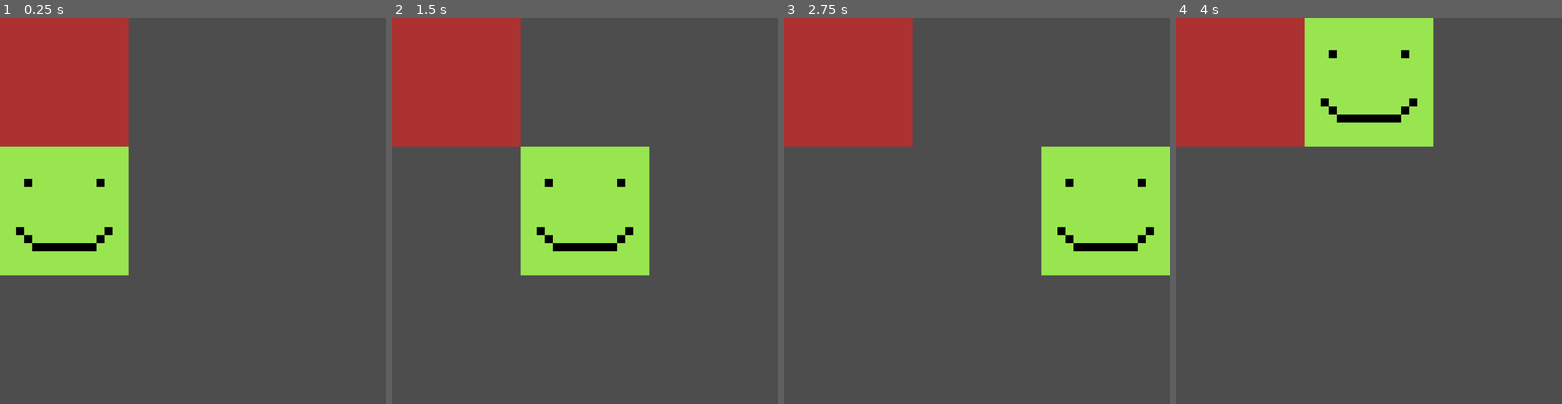
Above: before the commit, frames 1-4 (left to right).
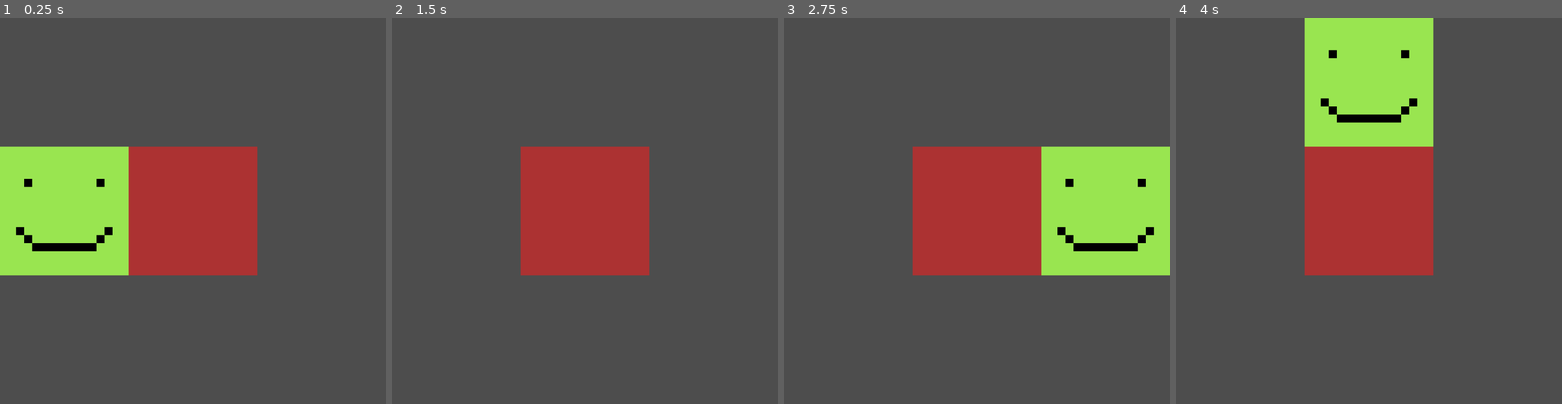
Above: after the commit, the same moments.

Repository: SturmEnte/simple-game-ai
Game: Godot game, scene res://main.tscn
Same seed, same stepped clock (60 frames per second), same inputs: the game is played once before the commit and once after it.
Inputs:
- Up to frame 1 (0.25 s): no input
- Up to frame 2 (1.5 s): tap Enter at 0.5 s; hold Right (ui_right) 0.53-1.28 s; tap Space at 1.25 s; hold Down (ui_down) from 1.28 s (still down)
- Up to frame 3 (2.75 s): tap Enter at 2 s; release Down (ui_down) at 2.03 s; hold Right (ui_right) from 2.03 s (still down)
- Up to frame 4 (4 s): tap Space at 2.75 s; release Right (ui_right) at 2.78 s; hold Up (ui_up) 2.78-3.53 s; tap Enter at 3.5 s; hold Left (ui_left) from 3.53 s (still down)

The runs differ from the first frame. In frame 1, 22% of the frame differs, in the area x 0-67%, y 0-67%; in frame 2, 22%; in frame 3, 22%; in frame 4, 22%.
Error before the commit: Attempt to call function 'has_method' in base 'null instance' on a null instance. (res://main.gd:14)

Commit message:
Rewrote position system of target

Diff:
--- a/game/Player.gd
+++ b/game/Player.gd
@@ -1,6 +1,5 @@
 extends Sprite2D
 
-# New position system
 var pos_x = 1
 var pos_y = 1
 
--- a/game/Target.gd
+++ b/game/Target.gd
@@ -1,30 +1,25 @@
 extends Sprite2D
 
-var pos1 = 160
-var pos2 = 160 * 3
-var pos3 = 160 * 5
-
-var pos = 1
+var pos_x = 1
+var pos_y = 1
 
 var rng = RandomNumberGenerator.new()
 
-## Called when the node enters the scene tree for the first time.
 #func _ready():
 	#pass # Replace with function body.
 #
-#
-## Called every frame. 'delta' is the elapsed time since the previous frame.
 #func _process(delta):
 	#pass
 
 func move_to_random_position():
-	pos = round(rng.randf_range(1, 3))
+	while true:
+		pos_x = round(rng.randf_range(1, get_parent().fields_x))
+		pos_y = round(rng.randf_range(1, get_parent().fields_y))
+
+		if get_parent().player.pos_x != pos_x and get_parent().player.pos_y != pos_y:
+			break
+
 	update_position()
 
 func update_position():
-	if(pos == 1):
-		position.x = pos1
-	elif(pos == 2):
-		position.x = pos2
-	elif(pos == 3):
-		position.x = pos3
+	position = Vector2((texture.get_width() * scale.x / 2) + (pos_x - 1) * texture.get_width() * scale.x, (texture.get_height() * scale.y / 2) + (pos_y - 1) * texture.get_height() * scale.y)
--- a/game/main.gd
+++ b/game/main.gd
@@ -1,7 +1,7 @@
 extends Node2D
 
 var player
-var enemy
+var target
 
 var fields_x = 3
 var fields_y = 3
@@ -9,12 +9,12 @@
 # Called when the node enters the scene tree for the first time.
 func _ready():
 	player = get_node("Player")
-	enemy = get_node("Enemy")
+	target = get_node("Target")
 
-	if(enemy.has_method("move_to_random_position")):
-		enemy.move_to_random_position()
+	if(target.has_method("move_to_random_position")):
+		target.move_to_random_position()
 	else:
-		print("Error: Enemy does not have required method for the game to work")
+		print("Error: Target does not have required method for the game to work")
 
 ## Called every frame. 'delta' is the elapsed time since the previous frame.
 #func _process(delta):
